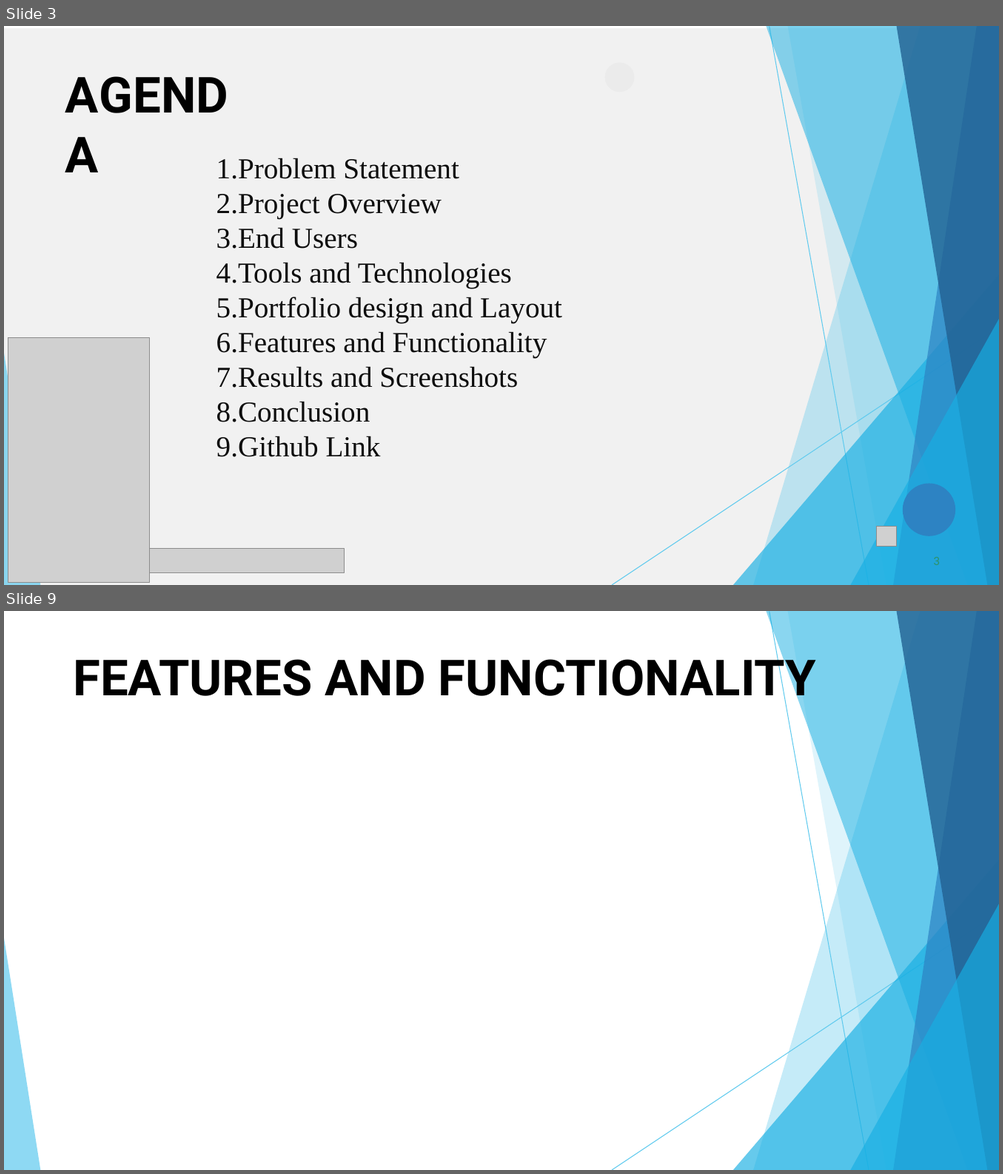
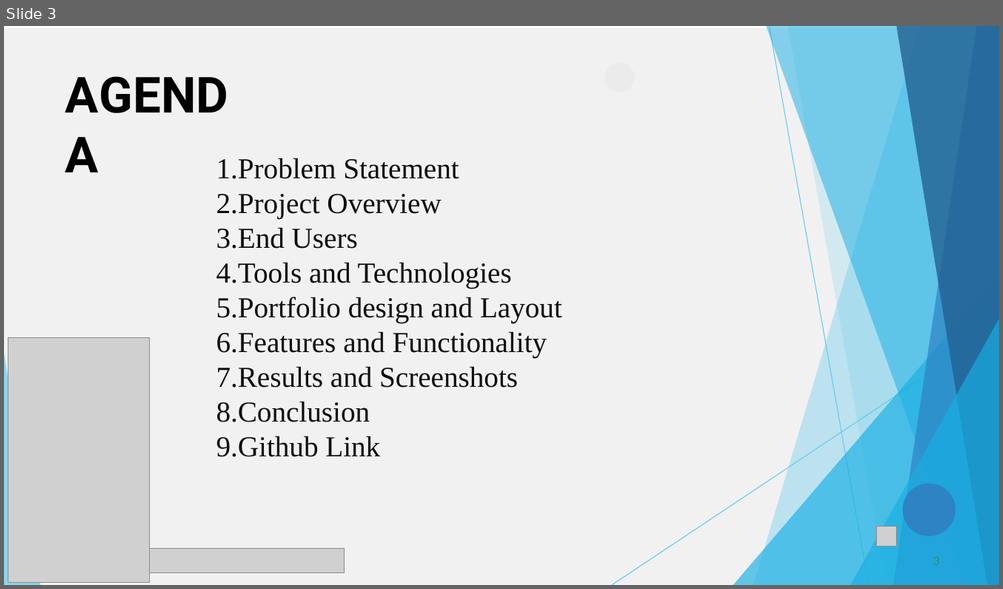
Before and after one commit to kathir13102005/Kathir, a slide deck: PPT FWD TNSDC 2025.pptx. Shown one above the other, each under a label of ours: slides 3 and 9 before the commit, slide 3 after it; the slides between them are not shown. The pictures are 1003x1174 and 1003x589 pixels, drawn with LibreOffice and Linux fonts; fonts in the diff are those of the drawing; grey boxes stand for pictures. Boxes give left, top, right and bottom in pixels: in the first picture for what was removed or moved away, otherwise in the second. Text is boxed around its words. In the diff, an @@ line names an element or a change of style, - is before the commit and + after.

```diff
--- a/PPT FWD TNSDC 2025.pptx
+++ b/PPT FWD TNSDC 2025.pptx
@@ slide 9 removed at [4,611,999,1170], background #FFFFFF @@
@@ freeform shape removed at [753,611,999,1170] @@
@@ freeform shape removed at [765,611,999,1170] @@
@@ freeform shape removed at [769,612,869,1170] @@
@@ freeform shape removed at [788,611,999,1170] @@
@@ freeform shape removed at [893,611,999,1170] @@
@@ freeform shape removed at [896,611,999,1170] @@
@@ title removed at [73,649,817,707] @@
-FEATURES AND FUNCTIONALITY
@@ freeform shape removed at [733,860,999,1170] @@
@@ freeform shape removed at [612,912,999,1170] @@
@@ freeform shape removed at [850,904,999,1170] @@
@@ freeform shape removed at [4,939,40,1170] @@
```
Also in this commit, not shown: 8 other slides changed, 2 slides added, 1 other slide removed.
